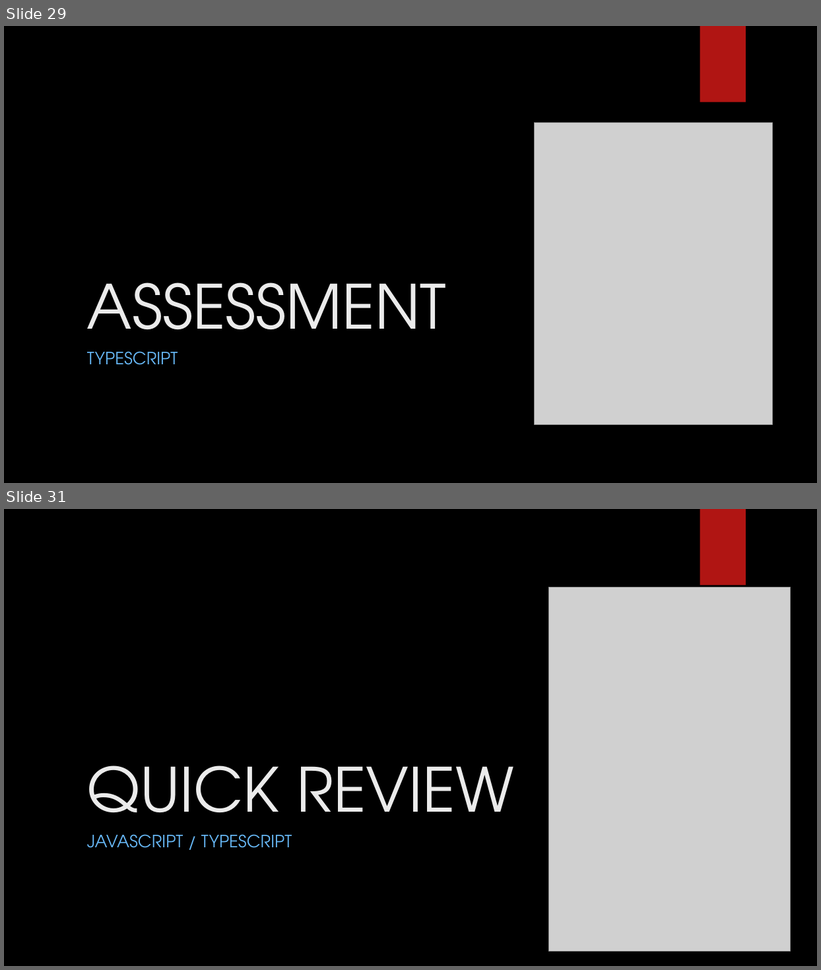
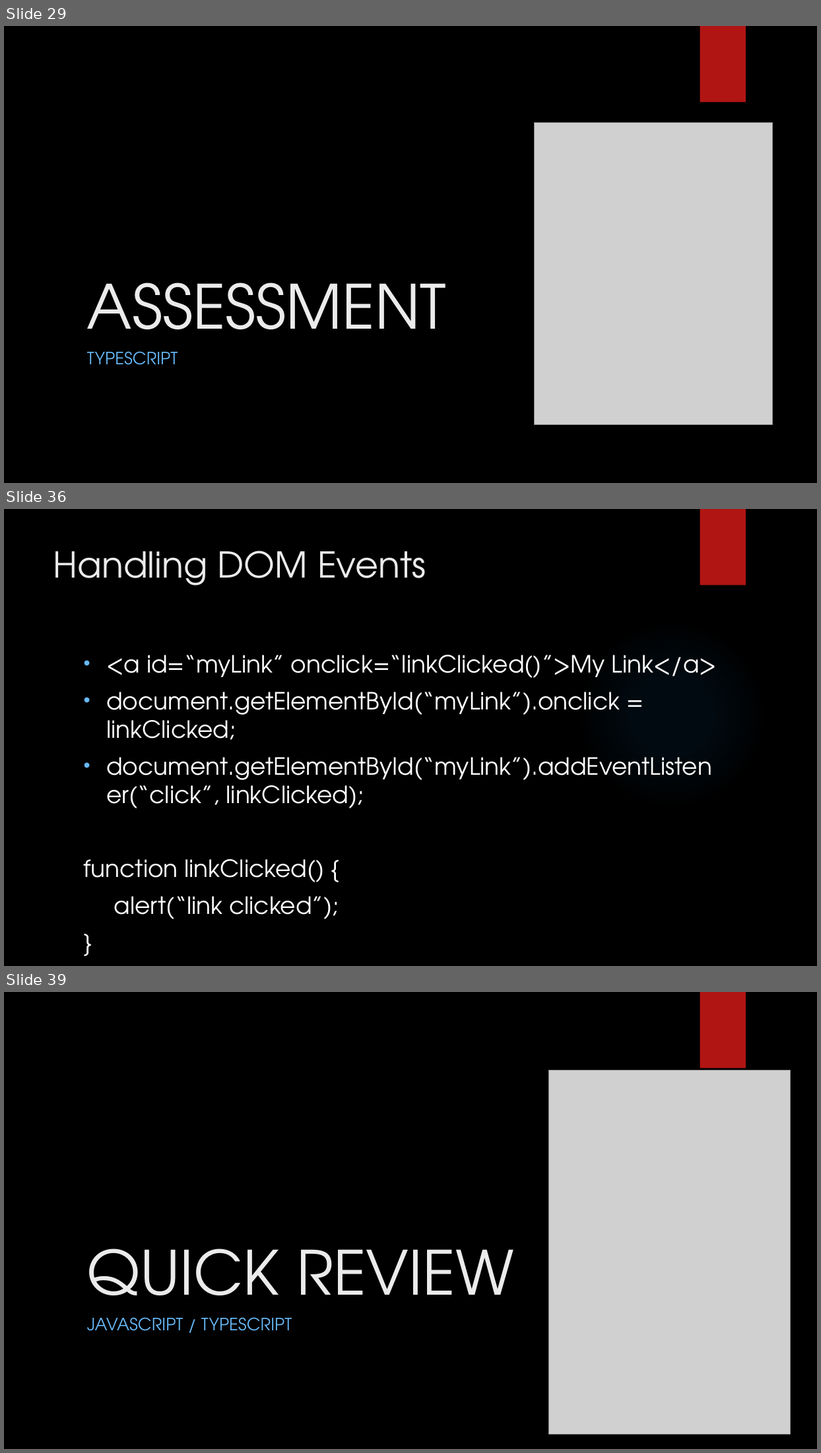
Before and after one commit to LogolsLLC/Logols-May2018, a slide deck: Slides/06_JavaScriptTypescript_TrainingPlan.pptx. Shown one above the other, each under a label of ours: slides 29 and 31 before the commit, slides 29, 36 and 39 after it; the slides between them are not shown. The pictures are 821x970 and 821x1453 pixels, drawn with LibreOffice and Linux fonts; fonts in the diff are those of the drawing; grey boxes stand for pictures; background and template pictures are left out. Boxes give left, top, right and bottom in pixels: in the first picture for what was removed or moved away, otherwise in the second. Text is boxed around its words. In the diff, an @@ line names an element or a change of style, - is before the commit and + after.

```diff
--- a/Slides/06_JavaScriptTypescript_TrainingPlan.pptx
+++ b/Slides/06_JavaScriptTypescript_TrainingPlan.pptx
@@ slide 36 added at (4,509,817,966), background picture (left out); not listed: 1 template element that a slide beside it also shows @@
@@ title added at (54,551,426,586), 42 pt, text #EBEBEB @@
+Handling DOM Events
@@ ellipse added at (578,621,766,809), fill gradient #1C95F2 @@
@@ text added at (84,655,717,920), 28 pt, text #FFFFFF @@
+• <a id=“myLink” onclick=“linkClicked()”>My Link</a>
+• document.getElementById(“myLink”).onclick = linkClicked;
+• document.getElementById(“myLink”).addEventListener(“click”, linkClicked);
+function linkClicked() {
+alert(“link clicked”);
+}
@@ what was slide 31 is now slide 39 @@
```
Also in this commit, not shown: 20 slides changed, 7 other slides added, 1 other file.
